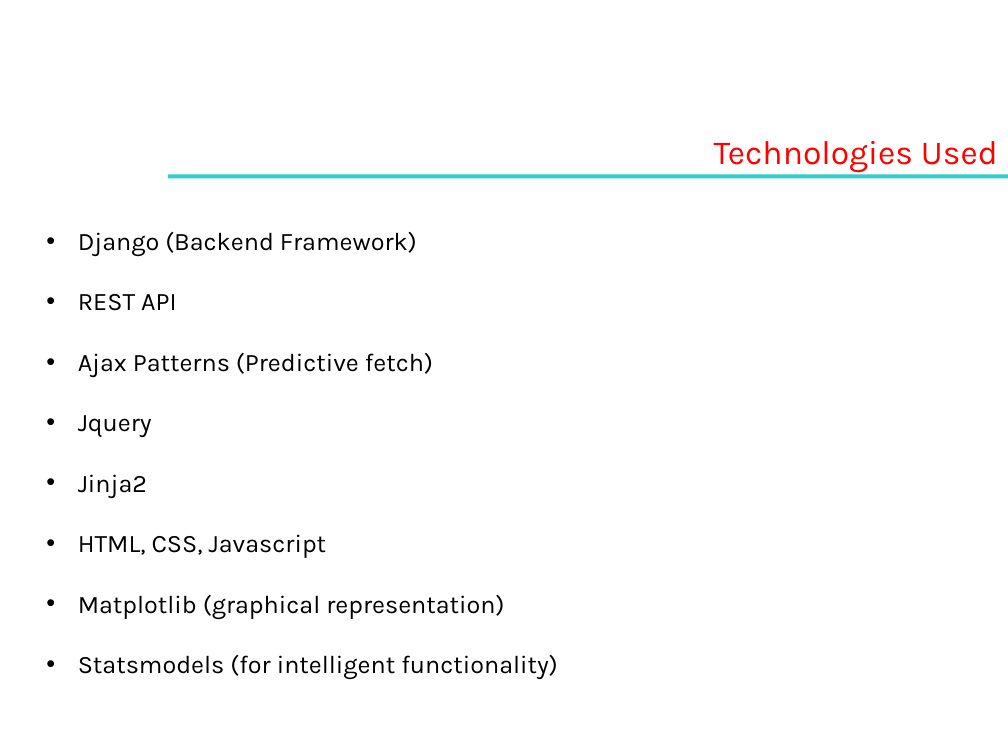
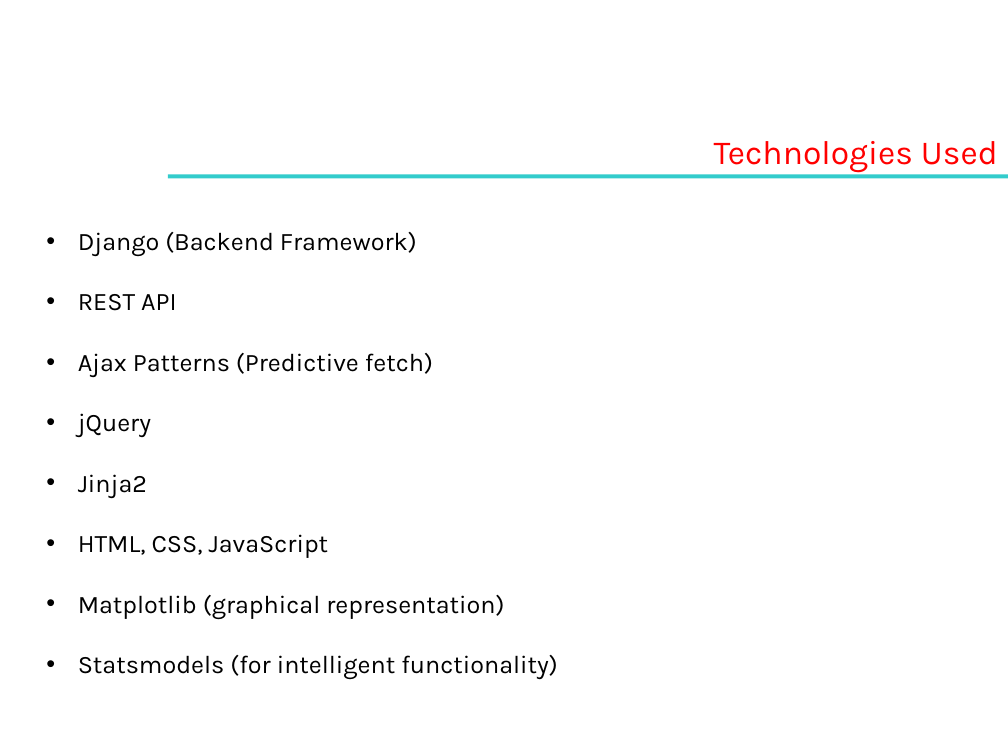
Before and after one commit to sharanyavenkat25/Budget-Management-System, a slide deck: slide 3 of WT-II Lab Project Report.pptx. Drawn at 1008x756 pixels with LibreOffice and Linux fonts; fonts in the diff are those of the drawing; background and template pictures are left out. Boxes give left, top, right and bottom in pixels: in the first picture for what was removed or moved away, otherwise in the second. Text is boxed around its words. In the diff, an @@ line names an element or a change of style, - is before the commit and + after.

```diff
--- a/WT-II Lab Project Report.pptx
+++ b/WT-II Lab Project Report.pptx
@@ text at [78, 413, 151, 437]: text changed @@
-• Jquery
+• jQuery
@@ text at [78, 534, 329, 558]: text changed @@
-• HTML, CSS, Javascript
+• HTML, CSS, JavaScript
```
Also in this commit, not shown: 2 other slides changed, 9 other files.
